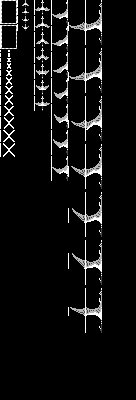
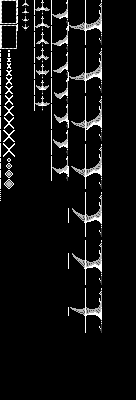
Layer changes from the first 136 × 400 image to the second:
painted on "Background" over 0, 158, 14, 201
